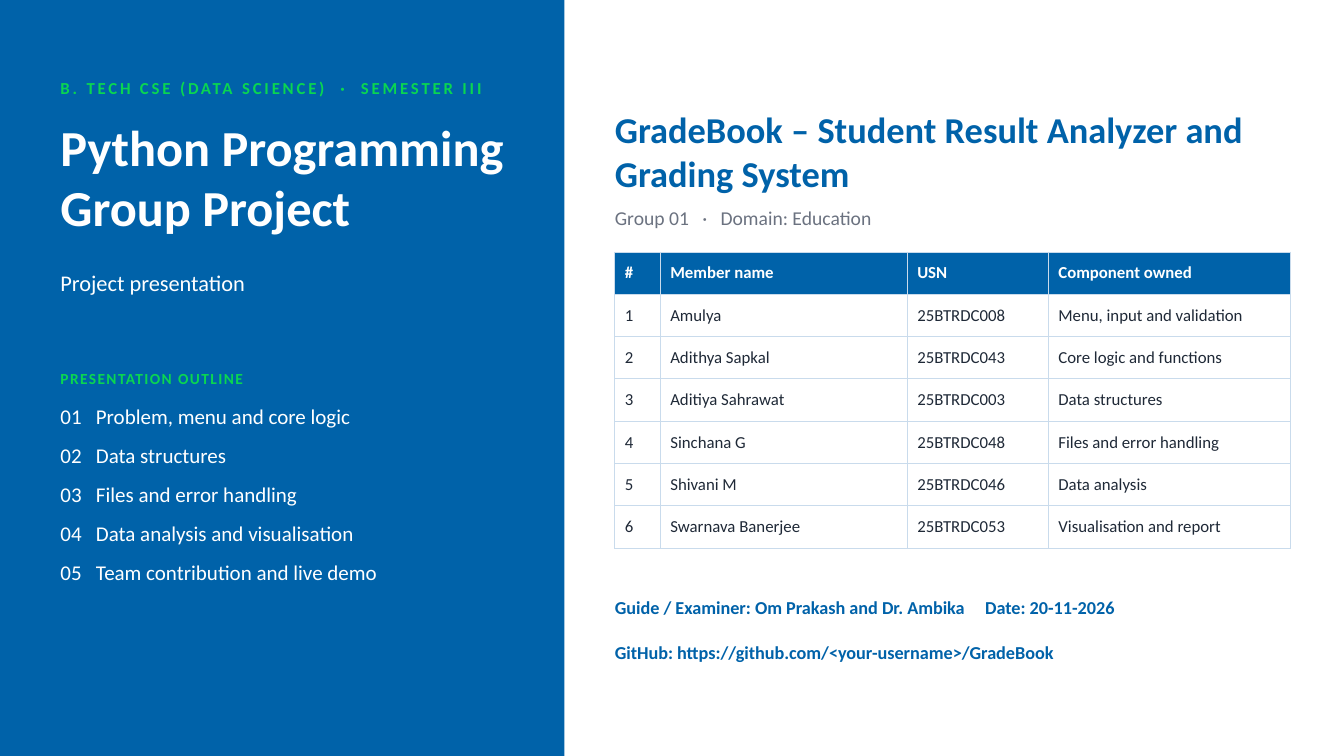
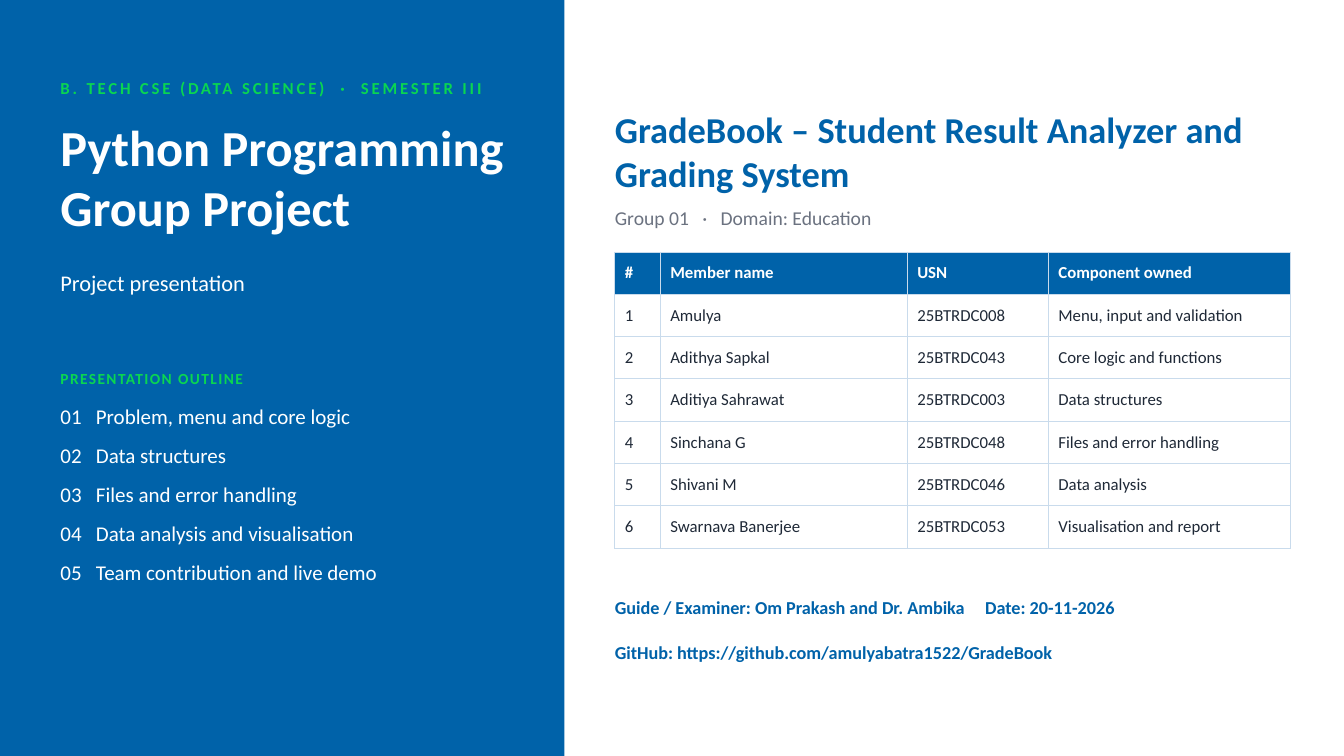
Before and after one commit to amulyabatra1522/GradeBook, a slide deck: slide 1 of GradeBook_Presentation.pptx. Drawn at 1344x756 pixels with LibreOffice and Linux fonts; fonts in the diff are those of the drawing; background and template pictures are left out. Boxes give left, top, right and bottom in pixels: in the first picture for what was removed or moved away, otherwise in the second. Text is boxed around its words. In the diff, an @@ line names an element or a change of style, - is before the commit and + after.

```diff
--- a/GradeBook_Presentation.pptx
+++ b/GradeBook_Presentation.pptx
@@ text at bbox=[615, 646, 1052, 662]: text changed @@
-GitHub: https://github.com/<your-username>/GradeBook
+GitHub: https://github.com/amulyabatra1522/GradeBook
```
Also in this commit, not shown: 1 other file.
